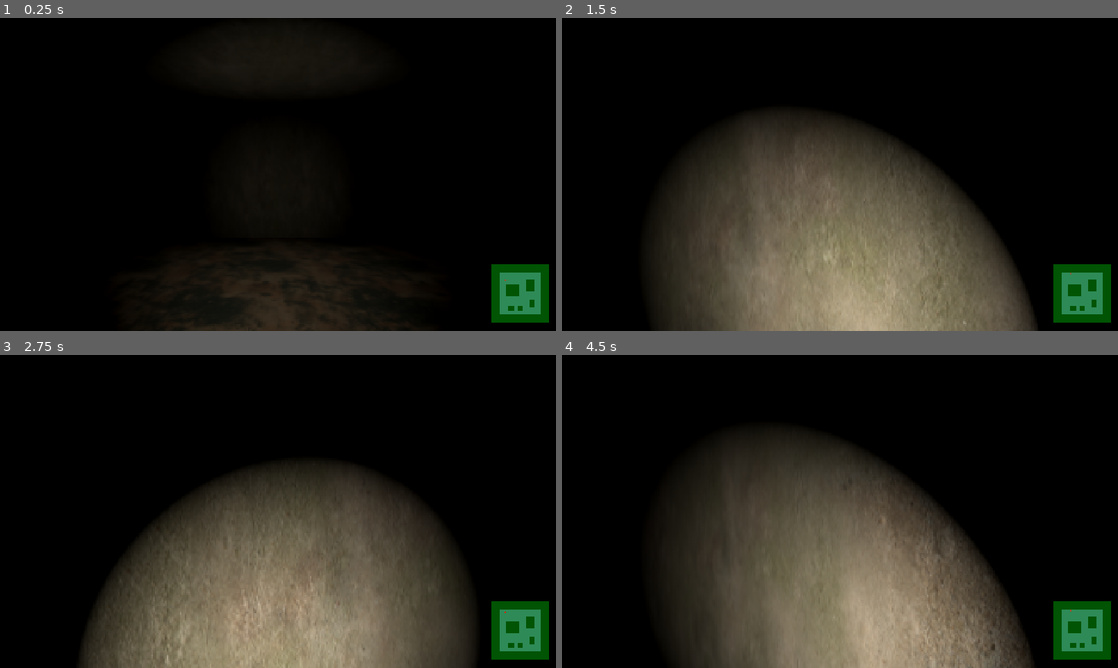
Above: before the commit, frames 1-4 (two rows, left to right).
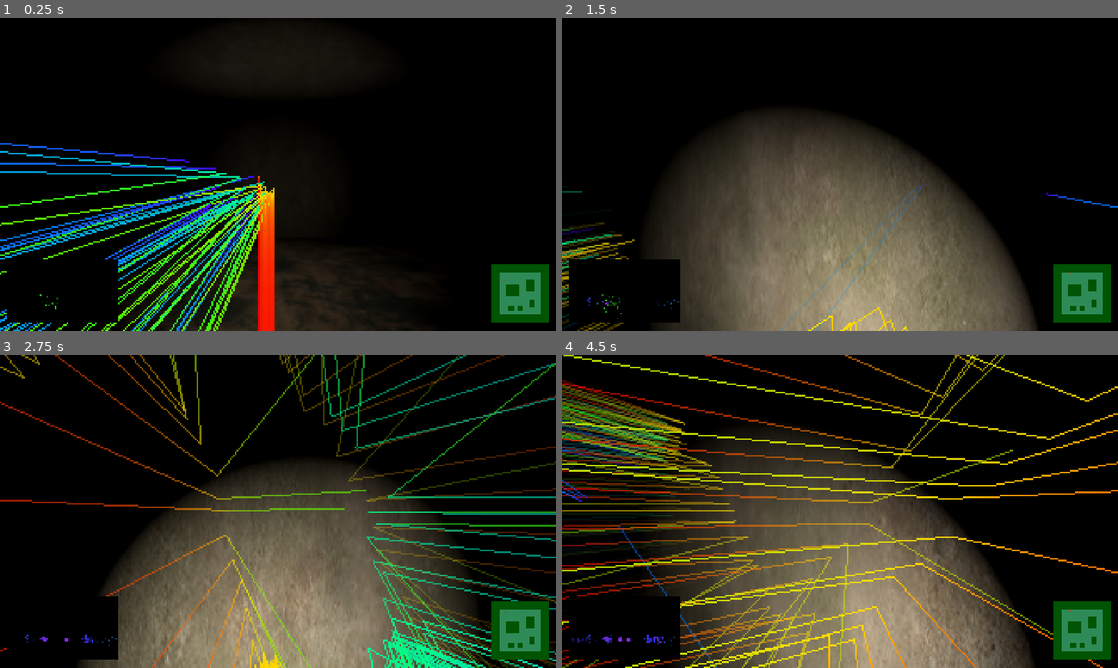
Above: after the commit, the same moments.

Repository: KoBeWi/SpaceJam2026
Game: Godot game, scene res://Game.tscn
Same seed, same stepped clock (60 frames per second), same inputs: the game is played once before the commit and once after it.
Inputs (mouse positions are in pixels of both pictures, inside the frame that each line leads up to):
- Up to frame 1 (0.25 s): no input
- Up to frame 2 (1.5 s): tap Enter (ui_accept) at 0.5, 0.77 s; move the mouse to (867, 174) at 0.52 s; hold W (forward) from 0.53 s (still down); click (867, 174) at 0.67 s; move the mouse to (812, 174) at 1.27 s
- Up to frame 3 (2.75 s): keep holding W (forward); tap Enter (ui_accept) at 1.52 s; move the mouse to (289, 505) at 2.02 s
- Up to frame 4 (4.5 s): keep holding W (forward); move the mouse to (834, 517) at 2.77 s; click (834, 517) at 2.92 s; tap Enter (ui_accept) at 3.02, 3.77 s; move the mouse to (878, 514) at 3.52 s; move the mouse to (795, 508) at 4.27 s

The runs differ from the first frame. In frame 1, 7.9% of the frame differs, in the area x 0-50%, y 40-100%; in frame 2, 2.3%; in frame 3, 9.9%; in frame 4, 15%, in the area x 0-100%, y 0-100%.

Commit message:
Updated scanner

Diff:
--- a/Game.tscn
+++ b/Game.tscn
@@ -2,29 +2,53 @@
 
 [ext_resource type="Script" uid="uid://ds1avvrty5dnh" path="res://Game.gd" id="1_u44n3"]
 [ext_resource type="PackedScene" path="res://Levels/Mosaic.tscn" id="2_t88pq"]
-[ext_resource type="Script" uid="uid://qqorxc4ygjct" path="res://Player.gd" id="2_xkndl"]
+[ext_resource type="PackedScene" uid="uid://c36s3q3kmioys" path="res://Player.tscn" id="3_t88pq"]
+[ext_resource type="Script" uid="uid://bvnh68cf5qw5d" path="res://Scanner/ray_draw.gd" id="4_r0x5m"]
 [ext_resource type="Script" uid="uid://c1alsqdsejge6" path="res://Minimap.gd" id="4_sb48q"]
 [ext_resource type="Texture2D" uid="uid://lgk6ix81ofsd" path="res://PlayerIcon.png" id="5_t88pq"]
 
-[sub_resource type="CapsuleShape3D" id="CapsuleShape3D_yebci"]
+[sub_resource type="Environment" id="Environment_0xref"]
+background_mode = 1
+
+[sub_resource type="World3D" id="World3D_r0x5m"]
+environment = SubResource("Environment_0xref")
+
+[sub_resource type="ImmediateMesh" id="ImmediateMesh_t88pq"]
 
 [sub_resource type="StyleBoxFlat" id="StyleBoxFlat_yebci"]
 bg_color = Color(0, 0.3290106, 0.013159549, 1)
 
+[sub_resource type="ViewportTexture" id="ViewportTexture_r0x5m"]
+viewport_path = NodePath("RayDraw/SubViewport")
+
 [node name="Game" type="Node3D" unique_id=1578990498]
 script = ExtResource("1_u44n3")
 level = ExtResource("2_t88pq")
+metadata/_edit_horizontal_guides_ = [1051.0]
 
-[node name="Player" type="CharacterBody3D" parent="." unique_id=1096630611]
-script = ExtResource("2_xkndl")
+[node name="Player" parent="." unique_id=1441229512 instance=ExtResource("3_t88pq")]
 
-[node name="CollisionShape3D" type="CollisionShape3D" parent="Player" unique_id=1567644368]
-shape = SubResource("CapsuleShape3D_yebci")
+[node name="RayDraw" type="Node3D" parent="." unique_id=1062892962 node_paths=PackedStringArray("trail_mesh_instance", "player_handle")]
+transform = Transform3D(1, 0, 0, 0, 1, 0, 0, 0, 1, 0, 0.37548137, 0)
+script = ExtResource("4_r0x5m")
+trail_mesh_instance = NodePath("../TrailMeshInstance")
+player_handle = NodePath("../Player")
 
-[node name="Camera3D" type="Camera3D" parent="Player" unique_id=251927925]
-transform = Transform3D(1, 0, 0, 0, 1, 0, 0, 0, 1, 0, 0.37548137, 0)
+[node name="SubViewport" type="SubViewport" parent="RayDraw" unique_id=2141227969]
+unique_name_in_owner = true
+own_world_3d = true
+world_3d = SubResource("World3D_r0x5m")
+size = Vector2i(192, 108)
 
-[node name="SpotLight3D" type="SpotLight3D" parent="Player" unique_id=754934594]
+[node name="Camera3D" type="Camera3D" parent="RayDraw/SubViewport" unique_id=176856894]
+transform = Transform3D(1, 0, 0, 0, 1, 0, 0, 0, 1, 0, 0, 0.5)
+projection = 1
+size = 2.16
+far = 1.0
+
+[node name="TrailMeshInstance" type="MeshInstance3D" parent="." unique_id=1066208773]
+cast_shadow = 0
+mesh = SubResource("ImmediateMesh_t88pq")
 
 [node name="UI" type="Control" parent="." unique_id=1508642237]
 layout_mode = 3
@@ -55,3 +79,17 @@
 [node name="PlayerIcon" type="Sprite2D" parent="UI/Minimap" unique_id=2138041697]
 position = Vector2(101, 113)
 texture = ExtResource("5_t88pq")
+
+[node name="DetectorDisplay" type="TextureRect" parent="UI" unique_id=608293155]
+unique_name_in_owner = true
+custom_minimum_size = Vector2(384, 216)
+layout_mode = 1
+anchors_preset = 2
+anchor_top = 1.0
+anchor_bottom = 1.0
+offset_left = 24.0
+offset_top = -245.0
+offset_right = 408.0
+offset_bottom = -29.0
+grow_vertical = 0
+texture = SubResource("ViewportTexture_r0x5m")
--- a/Geometry/Wall.tscn
+++ b/Geometry/Wall.tscn
@@ -11,4 +11,6 @@
 transform = Transform3D(1, 0, 0, 0, 1, 0, 0, 0, 1, 0, 1.5, 0)
 material_override = SubResource("StandardMaterial3D_uvg8f")
 use_collision = true
+collision_layer = 3
+collision_mask = 0
 size = Vector3(0.1, 3, 2)
--- a/Player.gd
+++ b/Player.gd
@@ -1,9 +1,7 @@
 extends CharacterBody3D
-
 
 const SPEED = 5.0
 const JUMP_VELOCITY = 4.5
-
 
 func _physics_process(delta: float) -> void:
 	# Add the gravity.
--- /dev/null
+++ b/Player.tscn
@@ -0,0 +1,45 @@
+[gd_scene format=3 uid="uid://c36s3q3kmioys"]
+
+[ext_resource type="Script" uid="uid://qqorxc4ygjct" path="res://Player.gd" id="1_xhfnw"]
+
+[sub_resource type="CapsuleShape3D" id="CapsuleShape3D_yebci"]
+
+[sub_resource type="ConvexPolygonShape3D" id="ConvexPolygonShape3D_nigug"]
+points = PackedVector3Array(-1.92, 0, -1.08, -1.92, 0, 1.08, 1.92, 0, -1.08, 1.92, 0, 1.08)
+
+[sub_resource type="Environment" id="Environment_xhfnw"]
+background_mode = 1
+
+[sub_resource type="World3D" id="World3D_nigug"]
+environment = SubResource("Environment_xhfnw")
+
+[node name="Player" type="CharacterBody3D" unique_id=1441229512]
+script = ExtResource("1_xhfnw")
+
+[node name="CollisionShape3D" type="CollisionShape3D" parent="." unique_id=1610516943]
+shape = SubResource("CapsuleShape3D_yebci")
+
+[node name="Camera3D" type="Camera3D" parent="." unique_id=675636959]
+transform = Transform3D(1, 0, 0, 0, 1, 0, 0, 0, 1, 0, 0.37548137, 0)
+
+[node name="SpotLight3D" type="SpotLight3D" parent="." unique_id=280915744]
+
+[node name="Detector" type="StaticBody3D" parent="." unique_id=391817132]
+transform = Transform3D(1, 0, -8.4703295e-22, 4.2351647e-22, -4.3711385e-08, 0.99999994, 0, -1.0000001, -4.3711392e-08, 0, 0.37548137, 0)
+collision_layer = 8
+collision_mask = 0
+
+[node name="CollisionShape3D" type="CollisionShape3D" parent="Detector" unique_id=1341259481]
+shape = SubResource("ConvexPolygonShape3D_nigug")
+
+[node name="SubViewport" type="SubViewport" parent="." unique_id=1521101797]
+unique_name_in_owner = true
+own_world_3d = true
+world_3d = SubResource("World3D_nigug")
+size = Vector2i(192, 108)
+
+[node name="Camera3D" type="Camera3D" parent="SubViewport" unique_id=384909071]
+transform = Transform3D(1, 0, 0, 0, 1, 0, 0, 0, 1, 0, 0, 0.5)
+projection = 1
+size = 2.16
+far = 1.0
--- a/marker_3d.tscn
+++ b/Scanner/marker_3d.tscn
@@ -1,6 +1,6 @@
 [gd_scene format=3 uid="uid://l6fp8ikvswv2"]
 
-[ext_resource type="Script" uid="uid://b08qf7vgbxd75" path="res://marker_3d.gd" id="1_uywx6"]
+[ext_resource type="Script" uid="uid://b08qf7vgbxd75" path="res://Scanner/marker_3d.gd" id="1_uywx6"]
 
 [sub_resource type="StandardMaterial3D" id="StandardMaterial3D_nigug"]
 resource_local_to_scene = true
--- a/ray_draw.gd
+++ b/Scanner/ray_draw.gd
@@ -1,16 +1,19 @@
 extends Node3D
 
-const MARKER_3D = preload("res://marker_3d.tscn")
+const MARKER_3D = preload("res://Scanner/marker_3d.tscn")
 
 @export var ray_length: float = 10.0
 @export var trail_fade_seconds: float = 1.5
-@onready var trail_mesh_instance: MeshInstance3D = $TrailMeshInstance
-@onready var trail_mesh:ImmediateMesh = trail_mesh_instance.mesh
+
+@export var trail_mesh_instance:MeshInstance3D
+@export var player_handle:CharacterBody3D
+var trail_mesh:ImmediateMesh
 
 var trail_segments: Array[Dictionary] = []
 var trail_material: StandardMaterial3D
 
 func _ready() -> void:
+	trail_mesh = trail_mesh_instance.mesh
 	_setup_material()
 
 func _physics_process(delta: float) -> void:
@@ -20,9 +23,13 @@
 
 
 func _fire_ray_and_record() -> void:
-	var ray_start := Vector3.UP * randf_range(-0.1, 0.1) + Vector3.RIGHT * randf_range(-0.1, 0.1)
+	var vector_forward := -player_handle.global_basis.z
+	#print(vector_forward)
+	#var ray_start := player_handle.global_position + Vector3.UP * randf_range(-0.1, 0.1) + Vector3.RIGHT * randf_range(-0.1, 0.1)
+	var ray_start := player_handle.global_position
 	#var ray_end := Vector3.FORWARD.rotated(Vector3.UP, randf_range(-0.1, 0.1)).rotated(Vector3.RIGHT, randf_range(-0.1, 0.1))
-	var ray_end := Vector3.FORWARD * 15.0 + Vector3.UP.rotated(Vector3.FORWARD, randf() * TAU) * randf()
+	var ray_end := vector_forward * 15.0 + Vector3.UP.rotated(vector_forward, randf() * TAU) * randf()
+	#var ray_end := vector_forward * 15.0
 
 	ray_end *= 15.0
 	var ray := Vector3.FORWARD
@@ -30,7 +37,7 @@
 	var bounce := 0
 	while bounce < 5 :
 		ray = ray_end - ray_start
-		var query := PhysicsRayQueryParameters3D.create(ray_start, ray_end)
+		var query := PhysicsRayQueryParameters3D.create(ray_start, ray_end, 14)
 		var collision := get_world_3d().direct_space_state.intersect_ray(query)
 		var segment_end := ray_end
 
--- a/ray_draw.tscn
+++ b/Scanner/ray_draw.tscn
@@ -1,6 +1,6 @@
 [gd_scene format=3 uid="uid://cvffxayhsqiiu"]
 
-[ext_resource type="Script" uid="uid://bvnh68cf5qw5d" path="res://ray_draw.gd" id="1_nigug"]
+[ext_resource type="Script" uid="uid://bvnh68cf5qw5d" path="res://Scanner/ray_draw.gd" id="1_nigug"]
 
 [sub_resource type="ViewportTexture" id="ViewportTexture_5l23l"]
 viewport_path = NodePath("SubViewport")
--- a/project.godot
+++ b/project.godot
@@ -45,6 +45,13 @@
 ]
 }
 
+[layer_names]
+
+3d_physics/layer_1="Player"
+3d_physics/layer_2="Walls"
+3d_physics/layer_3="Ghost"
+3d_physics/layer_4="Detector"
+
 [physics]
 
 3d/physics_engine="Jolt Physics"
Renamed: marker_3d.gd -> Scanner/marker_3d.gd
Renamed: marker_3d.gd.uid -> Scanner/marker_3d.gd.uid
Renamed: ray_draw.gd.uid -> Scanner/ray_draw.gd.uid
